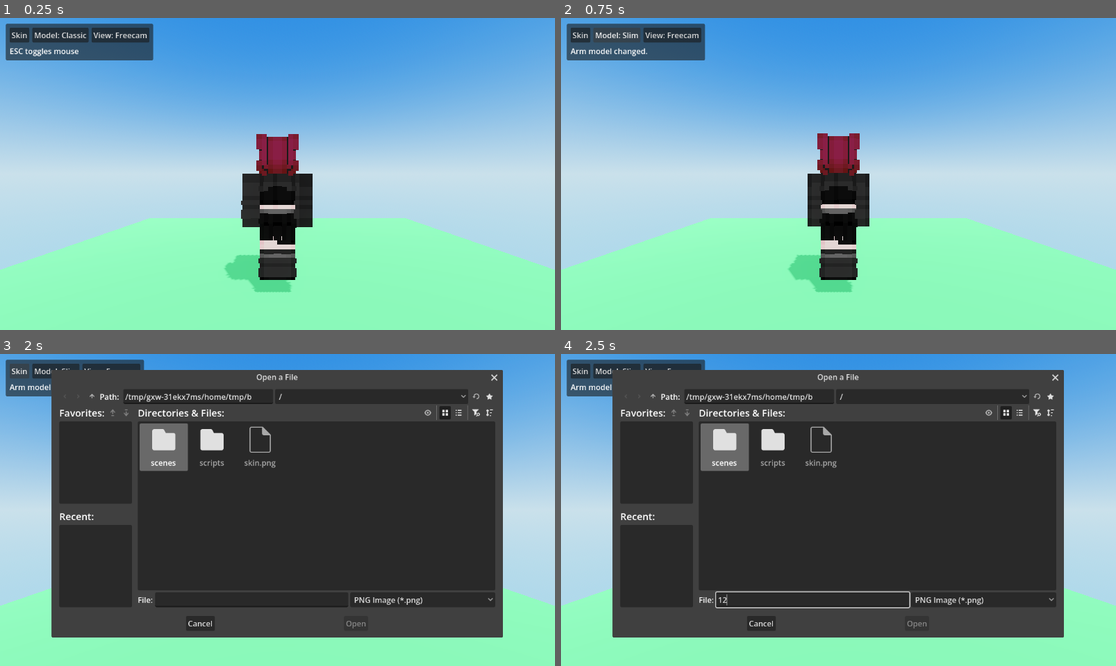
Above: before the commit, frames 1-4 (two rows, left to right).
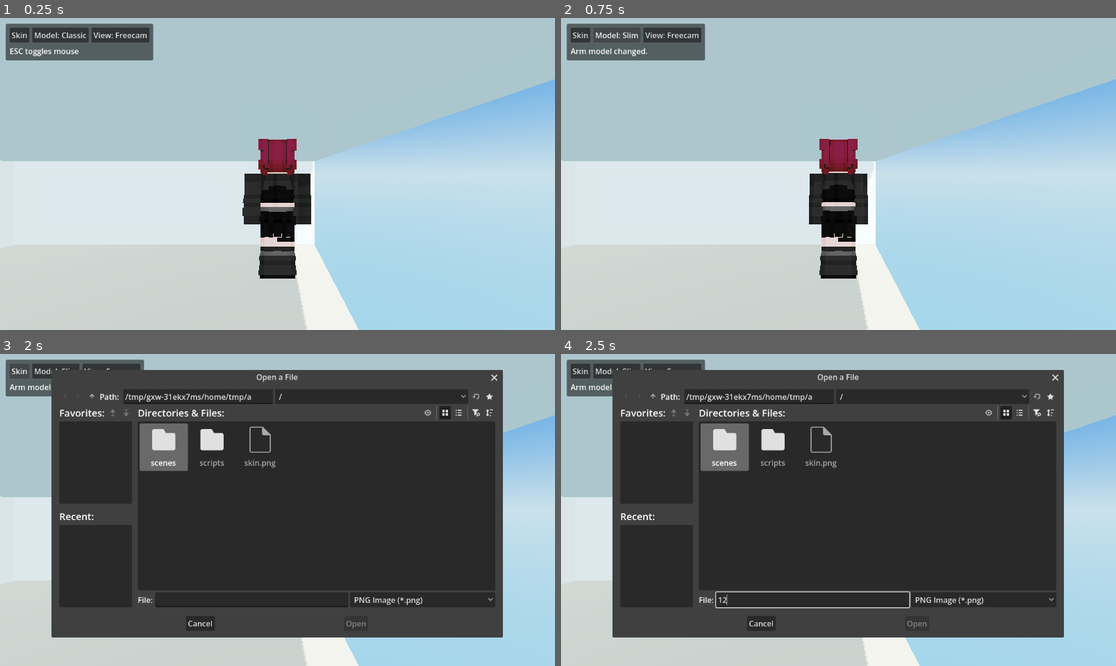
Above: after the commit, the same moments.

Repository: Erlavush/RiskItMeow
Game: Godot game, scene res://scenes/main.tscn
Same seed, same stepped clock (60 frames per second), same inputs: the game is played once before the commit and once after it.
Inputs (mouse positions are in pixels of both pictures, inside the frame that each line leads up to):
- Up to frame 1 (0.25 s): no input
- Up to frame 2 (0.75 s): click "Model: Classic" at 0.5 s
- Up to frame 3 (2 s): click "Skin" at 1.25 s
- Up to frame 4 (2.5 s): click (810, 600) at 2.02 s; type "12" at 2.1 s

The runs differ from the first frame. In frame 1, 77% of the frame differs, in the area x 0-100%, y 0-100%; in frame 2, 77%; in frame 3, 24%; in frame 4, 24%.

Commit message:
feat(01-01): integrate room bounds into world

Diff:
--- a/scenes/main.tscn
+++ b/scenes/main.tscn
@@ -1,21 +1,18 @@
 [gd_scene format=3 uid="uid://bw4n3n3d8h1p2"]
 
 [ext_resource type="PackedScene" uid="uid://wvmdc0hnjr3m" path="res://scenes/player.tscn" id="1_player"]
-
-[sub_resource type="StandardMaterial3D" id="StandardMaterial3D_grass"]
-albedo_color = Color(0.36, 0.76, 0.38, 1)
-roughness = 1.0
-metallic_specular = 0.0
+[ext_resource type="PackedScene" path="res://scenes/room/room_shell.tscn" id="2_room_shell"]
+[ext_resource type="Script" path="res://scripts/room/room_occlusion_controller.gd" id="3_occlusion"]
 
 [sub_resource type="ProceduralSkyMaterial" id="ProceduralSkyMaterial_main"]
-energy_multiplier = 1.05
 sky_top_color = Color(0.172549, 0.447059, 0.886275, 1)
 sky_horizon_color = Color(0.745098, 0.905882, 1, 1)
+sky_curve = 0.2
+ground_bottom_color = Color(0.560784, 0.815686, 0.988235, 1)
 ground_horizon_color = Color(0.745098, 0.905882, 1, 1)
-ground_bottom_color = Color(0.560784, 0.815686, 0.988235, 1)
-sky_curve = 0.2
 ground_curve = 0.14
 sun_angle_max = 25.0
+energy_multiplier = 1.05
 
 [sub_resource type="Sky" id="Sky_main"]
 sky_material = SubResource("ProceduralSkyMaterial_main")
@@ -23,31 +20,28 @@
 [sub_resource type="Environment" id="Environment_main"]
 background_mode = 2
 sky = SubResource("Sky_main")
+ambient_light_source = 3
 ambient_light_color = Color(0.803922, 0.882353, 0.980392, 1)
+ambient_light_sky_contribution = 0.75
 ambient_light_energy = 0.55
-ambient_light_sky_contribution = 0.75
-ambient_light_source = 3
 reflected_light_source = 2
 tonemap_mode = 2
 tonemap_exposure = 1.05
 tonemap_white = 4.0
+glow_enabled = true
+glow_levels/2 = 0.45
+glow_levels/3 = 0.2
+glow_bloom = 0.08
+glow_hdr_scale = 1.4
 fog_enabled = true
 fog_mode = 1
-fog_density = 0.12
-fog_depth_begin = 10.0
-fog_depth_end = 40.0
-fog_depth_curve = 1.35
-fog_aerial_perspective = 1.0
 fog_light_color = Color(0.745098, 0.890196, 1, 1)
 fog_light_energy = 0.7
 fog_sun_scatter = 0.12
-glow_enabled = true
-glow_bloom = 0.08
-glow_hdr_threshold = 1.0
-glow_hdr_scale = 1.4
-glow_intensity = 0.3
-glow_levels/2 = 0.45
-glow_levels/3 = 0.2
+fog_density = 0.12
+fog_aerial_perspective = 1.0
+fog_depth_curve = 1.35
+fog_depth_end = 40.0
 adjustment_enabled = true
 adjustment_brightness = 1.02
 adjustment_contrast = 1.05
@@ -55,7 +49,7 @@
 
 [node name="World" type="Node3D" unique_id=173874473]
 
-[node name="WorldEnvironment" type="WorldEnvironment" parent="."]
+[node name="WorldEnvironment" type="WorldEnvironment" parent="." unique_id=716214189]
 environment = SubResource("Environment_main")
 
 [node name="DirectionalLight3D" type="DirectionalLight3D" parent="." unique_id=2083213727]
@@ -64,15 +58,15 @@
 shadow_enabled = true
 shadow_opacity = 0.75
 shadow_blur = 0.25
-directional_shadow_mode = 2
+directional_shadow_fade_start = 1.0
 directional_shadow_max_distance = 30.0
-directional_shadow_fade_start = 1.0
 
-[node name="Ground" type="CSGBox3D" parent="." unique_id=89236639]
-transform = Transform3D(1, 0, 0, 0, 1, 0, 0, 0, 1, 0, -0.5, 0)
-use_collision = true
-size = Vector3(10, 1, 10)
-material = SubResource("StandardMaterial3D_grass")
+[node name="RoomShell" parent="." instance=ExtResource("2_room_shell")]
 
 [node name="Player" parent="." unique_id=1826654061 instance=ExtResource("1_player")]
-transform = Transform3D(1, 0, 0, 0, 1, 0, 0, 0, 1, 0, 0.2266067, 0)
+transform = Transform3D(1, 0, 0, 0, 0.9893943, 0.14525425, 0, -0.14525425, 0.9893943, 4.733932, 1.3850749, -0.72275114)
+
+[node name="RoomOcclusionController" type="Node" parent="." unique_id=1653378824]
+script = ExtResource("3_occlusion")
+player_path = NodePath("../Player")
+room_shell_path = NodePath("../RoomShell")
--- a/scripts/player.gd
+++ b/scripts/player.gd
@@ -17,8 +17,7 @@
 
 const MIN_PITCH: float = -1.55
 const MAX_PITCH: float = 1.55
-const PLATFORM_HALF_SIZE: float = 5.0
-const PLATFORM_MARGIN: float = 0.45
+const ROOM_MARGIN: float = 0.7
 
 const CAMERA_DISTANCE_SMOOTH: float = 10.0
 const CAMERA_OFFSET_SMOOTH: float = 10.0
@@ -48,6 +47,8 @@
 var smoothed_camera_offset: Vector2 = Vector2.ZERO
 
 var skin_ui: SkinPicker
+var room_bounds_half_extents: Vector2 = Vector2(5.3, 5.3)
+var build_mode_controller: Node
 
 @onready var rig: MinecraftRig = $MinecraftRig
 @onready var camera_pivot: Node3D = $CameraPivot
@@ -88,6 +89,12 @@
 		skin_ui.call("_refresh_ui")
 
 func _unhandled_input(event: InputEvent) -> void:
+	if build_mode_controller != null and build_mode_controller.has_method("handle_player_input_event"):
+		var handled: bool = bool(build_mode_controller.call("handle_player_input_event", event))
+		if handled:
+			get_viewport().set_input_as_handled()
+			return
+
 	if event is InputEventMouseMotion and Input.get_mouse_mode() == Input.MOUSE_MODE_CAPTURED:
 		var motion: InputEventMouseMotion = event as InputEventMouseMotion
 
@@ -145,7 +152,7 @@
 
 	velocity = move_dir * speed
 	move_and_slide()
-	_clamp_player_to_platform()
+	_clamp_player_to_room_bounds()
 
 	if camera_mode == CameraMode.FIRSTPERSON:
 		rotation.y = lerp_angle(rotation.y, camera_yaw, min(1.0, delta * BODY_TURN_SMOOTH))
@@ -202,14 +209,27 @@
 		input_dir.y -= 1.0
 	return input_dir
 
-func _clamp_player_to_platform() -> void:
-	var min_x: float = -PLATFORM_HALF_SIZE + PLATFORM_MARGIN
-	var max_x: float = PLATFORM_HALF_SIZE - PLATFORM_MARGIN
-	var min_z: float = -PLATFORM_HALF_SIZE + PLATFORM_MARGIN
-	var max_z: float = PLATFORM_HALF_SIZE - PLATFORM_MARGIN
+func _clamp_player_to_room_bounds() -> void:
+	var min_x: float = -room_bounds_half_extents.x + ROOM_MARGIN
+	var max_x: float = room_bounds_half_extents.x - ROOM_MARGIN
+	var min_z: float = -room_bounds_half_extents.y + ROOM_MARGIN
+	var max_z: float = room_bounds_half_extents.y - ROOM_MARGIN
 
 	global_position.x = clamp(global_position.x, min_x, max_x)
 	global_position.z = clamp(global_position.z, min_z, max_z)
+
+func set_room_bounds_half_extents(next_bounds: Vector2) -> void:
+	room_bounds_half_extents = Vector2(
+		max(1.0, next_bounds.x),
+		max(1.0, next_bounds.y)
+	)
+	_clamp_player_to_room_bounds()
+
+func set_build_mode_controller(controller: Node) -> void:
+	build_mode_controller = controller
+
+func get_active_camera() -> Camera3D:
+	return camera
 
 func cycle_camera_mode() -> void:
 	var next_mode: int = (camera_mode + 1) % 3
@@ -257,7 +277,7 @@
 		smoothed_camera_offset = THIRD_PERSON_OFFSET * _get_pitch_squeeze(camera_pitch)
 
 	_sync_follow_camera_rig()
-	_clamp_player_to_platform()
+	_clamp_player_to_room_bounds()
 	_refresh_camera_ui()
 
 func get_camera_mode_name() -> String:
